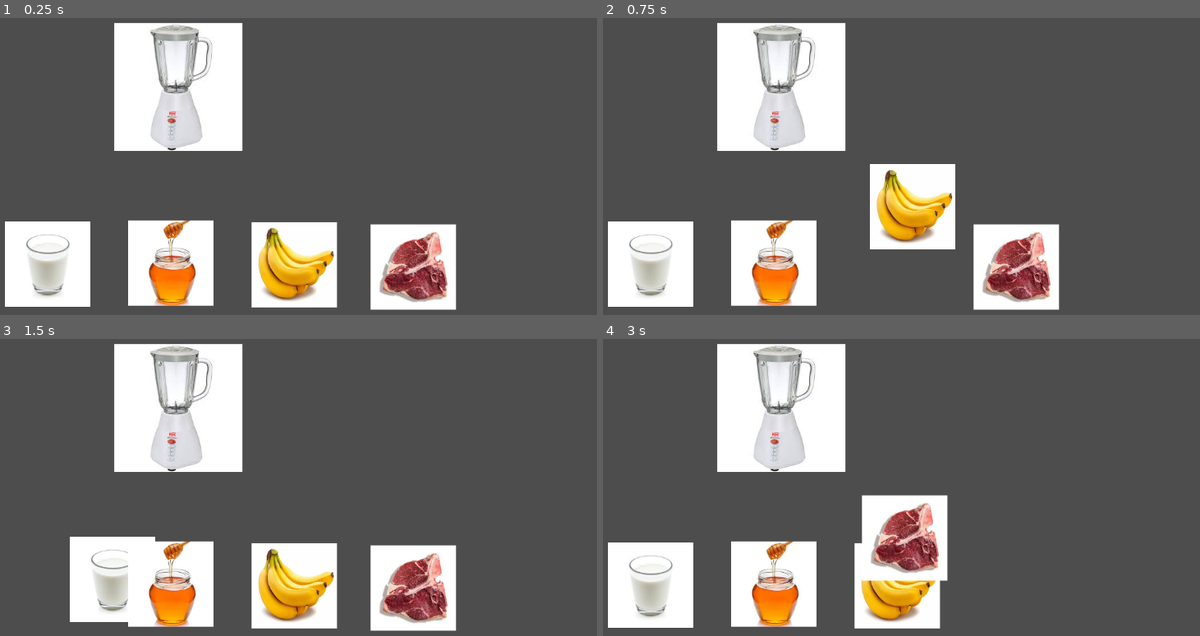
Above: before the commit, frames 1-4 (two rows, left to right).
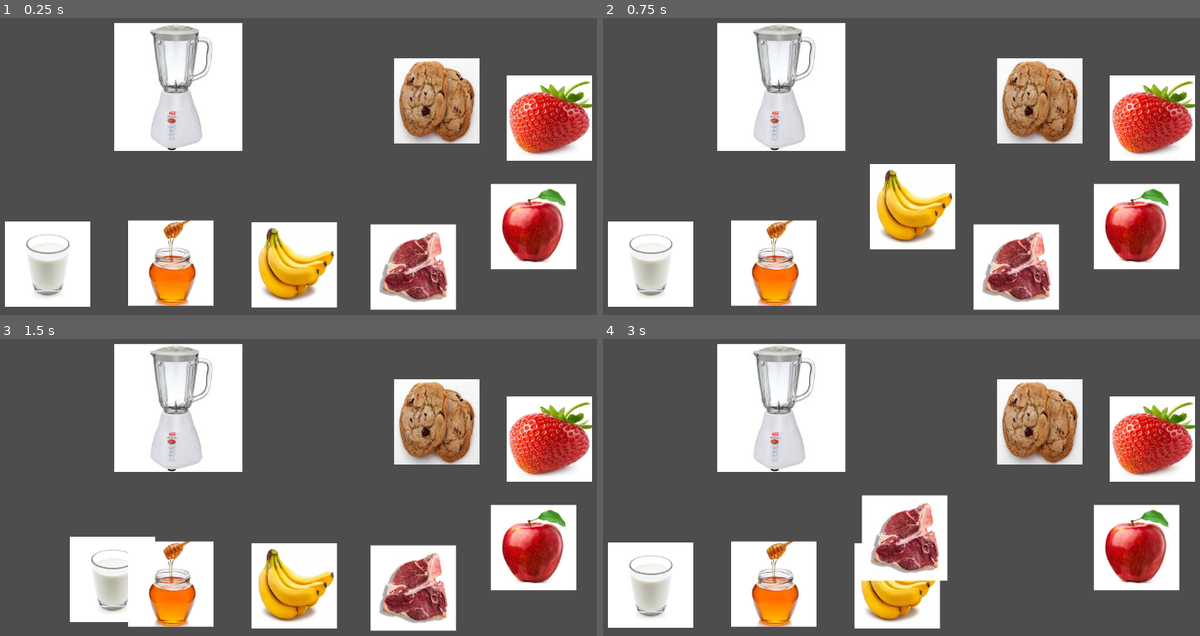
Above: after the commit, the same moments.

Repository: the-real-ronji/MiniJameGam50
Game: Godot game, scene res://Scenes/Main.tscn
Same seed, same stepped clock (60 frames per second), same inputs: the game is played once before the commit and once after it.
Inputs (mouse positions are in pixels of both pictures, inside the frame that each line leads up to):
- Up to frame 1 (0.25 s): no input
- Up to frame 2 (0.75 s): tap Enter (ui_accept) at 0.5 s; drag from (895, 264) to (943, 92) at 0.52 s
- Up to frame 3 (1.5 s): drag from (47, 585) to (244, 567) at 1.27 s
- Up to frame 4 (3 s): move the mouse to (776, 585) at 2.02 s; tap Space at 2.1 s; click (776, 585) at 2.17 s; tap Enter (ui_accept) at 2.75 s; drag from (1014, 588) to (680, 437) at 2.77 s

The runs differ from the first frame. In frame 1, 12% of the frame differs, in the area x 66-100%, y 13-85%; in frame 2, 12%; in frame 3, 12%; in frame 4, 12%.

Commit message:
added 3 more ingredients

Diff:
--- a/Scenes/Main.tscn
+++ b/Scenes/Main.tscn
@@ -11,7 +11,13 @@
 [ext_resource type="Texture2D" uid="uid://cnmrc6yemaajd" path="res://Sprites/temp sprites prototype/images (1).jpg" id="8_erwvk"]
 [ext_resource type="Script" uid="uid://bjkqb8vtaslwq" path="res://Scripts/meat_ingredient.gd" id="9_2w5on"]
 [ext_resource type="PackedScene" uid="uid://dlmq0gebvl3g3" path="res://Scenes/qte_panel.tscn" id="11_4kpch"]
+[ext_resource type="Texture2D" uid="uid://bgj25b6rwvdjp" path="res://Sprites/temp sprites prototype/apple.jpg" id="11_346fj"]
+[ext_resource type="Script" uid="uid://gwy6o0at33rv" path="res://Scenes/apple_ingredient.gd" id="11_frkhe"]
+[ext_resource type="Script" uid="uid://c0yjb5tlp4qop" path="res://Scenes/strawberry_ingredient.gd" id="12_1p5hy"]
 [ext_resource type="Script" uid="uid://d3b850lapu40m" path="res://game_manager.gd" id="12_grg3l"]
+[ext_resource type="Texture2D" uid="uid://bsfxxbs3k0rry" path="res://Sprites/temp sprites prototype/strawberry.jpg" id="13_0sclb"]
+[ext_resource type="Script" uid="uid://dkwdlgfcp64n3" path="res://Scenes/cookies_ingredient.gd" id="13_h1m7h"]
+[ext_resource type="Texture2D" uid="uid://c0bj8m0s361b2" path="res://Sprites/temp sprites prototype/cookies.jpg" id="15_sxkr1"]
 
 [node name="Main" type="Control"]
 layout_mode = 3
@@ -84,6 +90,42 @@
 expand_mode = 1
 script = ExtResource("9_2w5on")
 
+[node name="apple_ingredient" type="TextureRect" parent="Control"]
+layout_mode = 0
+offset_left = 954.0
+offset_top = 344.0
+offset_right = 1104.0
+offset_bottom = 494.0
+focus_mode = 2
+mouse_filter = 0
+texture = ExtResource("11_346fj")
+expand_mode = 1
+script = ExtResource("11_frkhe")
+
+[node name="strawberry_ingredient" type="TextureRect" parent="Control"]
+layout_mode = 0
+offset_left = 982.0
+offset_top = 153.0
+offset_right = 1132.0
+offset_bottom = 303.0
+focus_mode = 2
+mouse_filter = 0
+texture = ExtResource("13_0sclb")
+expand_mode = 1
+script = ExtResource("12_1p5hy")
+
+[node name="cookies_ingredient" type="TextureRect" parent="Control"]
+layout_mode = 0
+offset_left = 784.0
+offset_top = 123.0
+offset_right = 934.0
+offset_bottom = 273.0
+focus_mode = 2
+mouse_filter = 0
+texture = ExtResource("15_sxkr1")
+expand_mode = 1
+script = ExtResource("13_h1m7h")
+
 [node name="QTEPanel" parent="." instance=ExtResource("11_4kpch")]
 layout_mode = 1
 offset_left = 669.0
--- /dev/null
+++ b/Scenes/apple_ingredient.gd
@@ -0,0 +1,37 @@
+extends TextureRect
+
+var dragging := false
+var ingredient_name := "apple"
+var original_position : Vector2
+
+func _ready():
+	original_position = position  # remember starting spot
+
+func _gui_input(event):
+	if event is InputEventMouseButton:
+		if event.button_index == MOUSE_BUTTON_LEFT and event.pressed:
+			dragging = true
+			grab_focus()
+		elif event.button_index == MOUSE_BUTTON_LEFT and not event.pressed:
+			dragging = false
+			_check_drop_zone()
+
+	if event is InputEventMouseMotion and dragging:
+		position += event.relative
+
+func _check_drop_zone():
+	var blender = get_parent().get_node("BlenderZone")
+	var ingredient_rect = get_global_rect()
+	var blender_rect = blender.get_global_rect()
+
+	if ingredient_rect.intersects(blender_rect):
+		var accepted = blender.accept_ingredient(ingredient_name)
+		if accepted:
+			# ✅ Correct ingredient stays inside blender
+			position = blender.position + Vector2(20, 20)  # offset so it sits inside
+		else:
+			# ❌ Wrong ingredient goes back to shelf
+			position = original_position
+	else:
+		# ↩️ Not dropped in blender → return to shelf
+		position = original_position
--- /dev/null
+++ b/Scenes/cookies_ingredient.gd
@@ -0,0 +1,37 @@
+extends TextureRect
+
+var dragging := false
+var ingredient_name := "cookies"
+var original_position : Vector2
+
+func _ready():
+	original_position = position  # remember starting spot
+
+func _gui_input(event):
+	if event is InputEventMouseButton:
+		if event.button_index == MOUSE_BUTTON_LEFT and event.pressed:
+			dragging = true
+			grab_focus()
+		elif event.button_index == MOUSE_BUTTON_LEFT and not event.pressed:
+			dragging = false
+			_check_drop_zone()
+
+	if event is InputEventMouseMotion and dragging:
+		position += event.relative
+
+func _check_drop_zone():
+	var blender = get_parent().get_node("BlenderZone")
+	var ingredient_rect = get_global_rect()
+	var blender_rect = blender.get_global_rect()
+
+	if ingredient_rect.intersects(blender_rect):
+		var accepted = blender.accept_ingredient(ingredient_name)
+		if accepted:
+			# ✅ Correct ingredient stays inside blender
+			position = blender.position + Vector2(20, 20)  # offset so it sits inside
+		else:
+			# ❌ Wrong ingredient goes back to shelf
+			position = original_position
+	else:
+		# ↩️ Not dropped in blender → return to shelf
+		position = original_position
--- /dev/null
+++ b/Scenes/strawberry_ingredient.gd
@@ -0,0 +1,37 @@
+extends TextureRect
+
+var dragging := false
+var ingredient_name := "strawberry"
+var original_position : Vector2
+
+func _ready():
+	original_position = position  # remember starting spot
+
+func _gui_input(event):
+	if event is InputEventMouseButton:
+		if event.button_index == MOUSE_BUTTON_LEFT and event.pressed:
+			dragging = true
+			grab_focus()
+		elif event.button_index == MOUSE_BUTTON_LEFT and not event.pressed:
+			dragging = false
+			_check_drop_zone()
+
+	if event is InputEventMouseMotion and dragging:
+		position += event.relative
+
+func _check_drop_zone():
+	var blender = get_parent().get_node("BlenderZone")
+	var ingredient_rect = get_global_rect()
+	var blender_rect = blender.get_global_rect()
+
+	if ingredient_rect.intersects(blender_rect):
+		var accepted = blender.accept_ingredient(ingredient_name)
+		if accepted:
+			# ✅ Correct ingredient stays inside blender
+			position = blender.position + Vector2(20, 20)  # offset so it sits inside
+		else:
+			# ❌ Wrong ingredient goes back to shelf
+			position = original_position
+	else:
+		# ↩️ Not dropped in blender → return to shelf
+		position = original_position
--- a/Scripts/main.gd
+++ b/Scripts/main.gd
@@ -8,6 +8,10 @@
 	# Connect the recipe_complete signal from BlenderZone
 	if blender:
 		blender.connect("recipe_complete", Callable(self, "_on_recipe_complete"))
+
+		# ✅ Set the recipe for this stage from GameManager
+		var recipe = GameManager.get_childhood_recipe()
+		blender.set_recipe(recipe)
 	else:
 		push_error("BlenderZone not found in scene tree")
 
--- a/game_manager.gd
+++ b/game_manager.gd
@@ -2,7 +2,7 @@
 
 # --- Ingredient pools ---
 # childhood stage
-var childhood_correct = ["banana", "honey", "milk"]
+var childhood_correct = ["apple", "banana", "honey", "milk", "strawberry", "cookies"]
 var childhood_decoys = ["soda", "coffee", "spicy chips", "raw meat", "energy drink", "garlic", "vinegar", "alcohol"]
 
 # adolescence stage
Not shown: 1 places in Scenes/Main.tscn that only renumber resources
Not shown, added: Scenes/apple_ingredient.gd.uid
Not shown, added: Scenes/cookies_ingredient.gd.uid
Not shown, added: Scenes/strawberry_ingredient.gd.uid
Binary file added: Sprites/temp sprites prototype/apple.jpg
Not shown, added: Sprites/temp sprites prototype/apple.jpg.import
Binary file added: Sprites/temp sprites prototype/cookies.jpg
Not shown, added: Sprites/temp sprites prototype/cookies.jpg.import
Binary file added: Sprites/temp sprites prototype/strawberry.jpg
Not shown, added: Sprites/temp sprites prototype/strawberry.jpg.import
